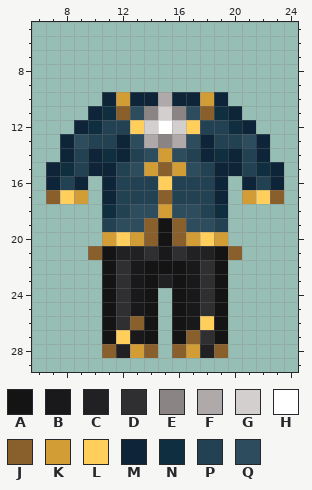
Pixel-art sprite: Resources/Textures/_Goobstation/Clothing/Uniforms/Jumpsuit/breverb.rsi/icon.png. Above, as it was before the edit.
The file is 32x32 pixels. Shown: x 6..24, y 5..29.
Palette (. is transparent): A #151414  B #19181a  C #212022  D #2f2e31  E #8a8484  F #afa9a9  G #d4cfcf  H #ffffff  J #895f2c  K #d39d36  L #ffce5b  M #0e2539  N #0f2e40  P #224153  Q #2d4c5e
Pixels before, first column x 7:
10 ....MKMMFMMKM....
11 ...MNJQEGEQJNM...
12 ..MNPPLGHGLPPNM..
13 .MQPPMQFEFQMPPQM.
14 .MPMNMPQKQPMNMPM.
15 MNPMMPQKJKQPMMPNM
16 MPM.MPPPLPPPM.MPM
17 JLK.MPPPJPPPM.KLJ
18 ....NPQQKQQPN....
19 ....PQQJAJQQP....
20 ....KLKJAJKLK....
21 ...JACCDBDCCAJ...
22 ....ADBAAABDA....
23 ....ADBACABDA....
24 ....ADBA.ABDA....
25 ....ADBA.ABDA....
26 ....ADJA.ABLA....
27 ....ALBA.AJDA....
28 ....JCKJ.JKCJ....
The result:
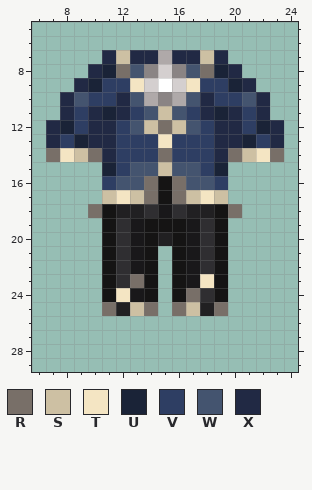
Colours new in this view: R #786f68  S #cdc0a3  T #f4e5c3  U #1a2337  V #2e3e63  W #44546f  X #212944
The edit:
Changed rows in their new state; - is an unchanged pixel.
first column x 7:
 7 ----XSXXFXXSX----
 8 ---XURWEGEWRUX---
 9 --XUVVTGHGTVVUX--
10 -XWVVXWFEFWXVVWX-
11 -XVXUXVWSWVXUXVX-
12 XUVXXVWSRSWVXXVUX
13 XVUXXVVVTVVVXXUVX
14 RTSRXVVVRVVVXRSTR
15 ....UVWWSWWVU....
16 ...-VWWRARWWV-...
17 ...-STSRARSTS-...
18 ---RACCDBDCCAR---
19 ----ADBA-ABDA----
20 ----ADBACABDA----
21 ---.-DBA.ABD-.---
22 --------.--------
23 ------R-.--T-----
24 -----T----R------
25 ----RCSR-RSCR----
26 ----....-....----
27 ----....-....----
28 ----....-....----
